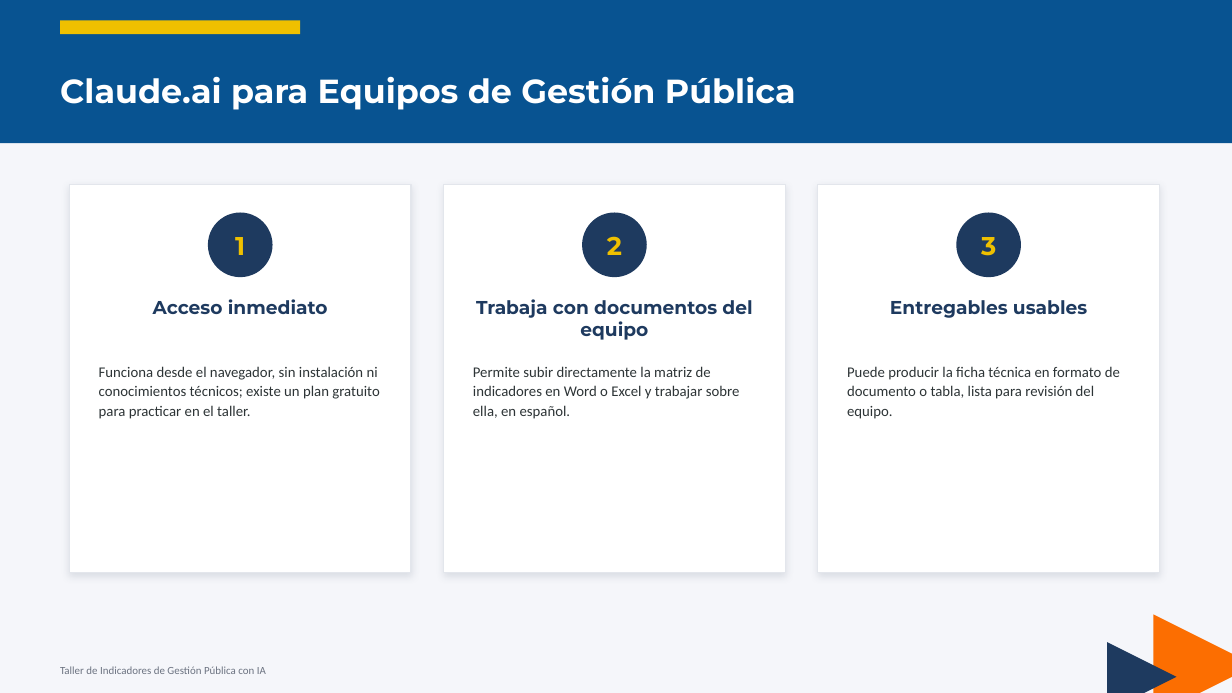
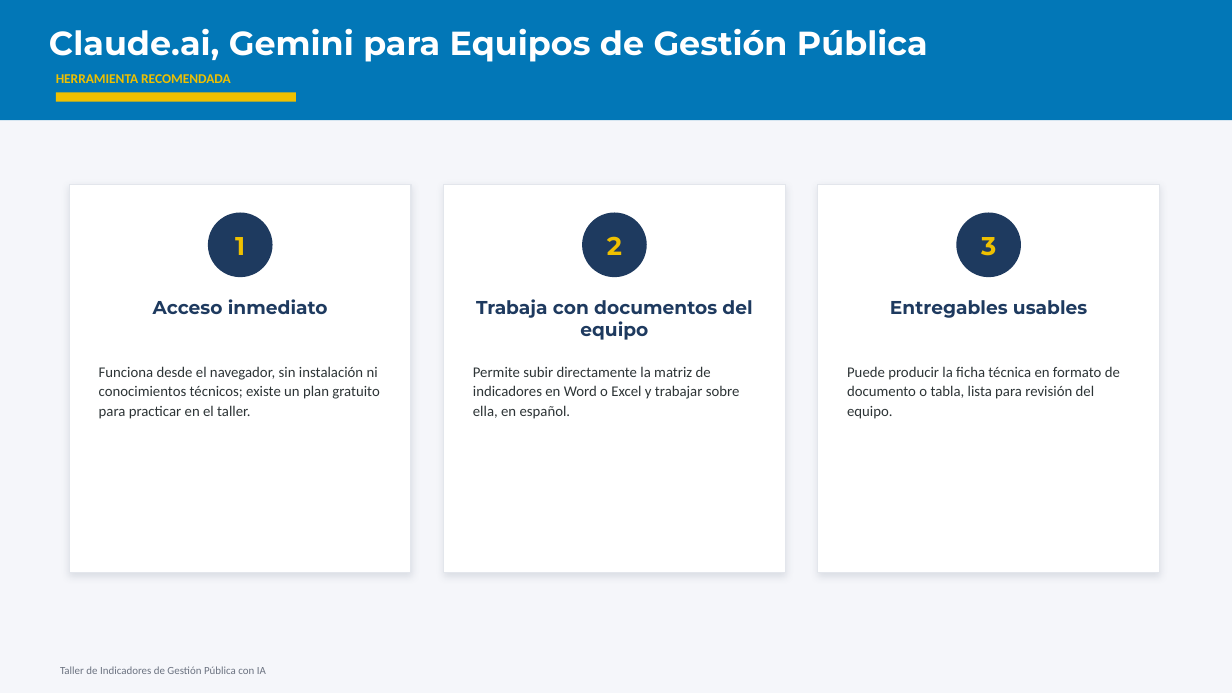
Before and after one commit to smezam-star/Management-Indicators, a slide deck: slide 31 of docs/Taller_Indicadores_Gestion_Publica_IA.pptx (slide 33 before the commit). Drawn at 1232x693 pixels with LibreOffice and Linux fonts; fonts in the diff are those of the drawing. Boxes give left, top, right and bottom in pixels: in the first picture for what was removed or moved away, otherwise in the second. Text is boxed around its words. In the diff, an @@ line names an element or a change of style, - is before the commit and + after.

```diff
--- a/docs/Taller_Indicadores_Gestion_Publica_IA.pptx
+++ b/docs/Taller_Indicadores_Gestion_Publica_IA.pptx
@@ rectangle: place and size @@
-rectangle at (0,0,1232,143)
+rectangle at (0,0,1232,120)
@@ rectangle at (0,0,1232,120): fill #085391 to #0277B7 @@
@@ text at (49,28,928,62): text changed @@
-Claude.ai para Equipos de Gestión Pública
+Claude.ai, Gemini para Equipos de Gestión Pública
@@ text "HERRAMIENTA RECOMENDADA" rewrapped from (60,34,234,37) to (56,74,230,83) @@
@@ rectangle: place and size @@
-rectangle at (60,20,300,34)
+rectangle at (55,92,296,102)
@@ triangle removed at (1153,615,1232,693) @@
@@ triangle removed at (1107,642,1177,693) @@
```
Also in this commit, not shown: 44 other slides changed, 2 slides added, 6 slides removed, 8 other files.
